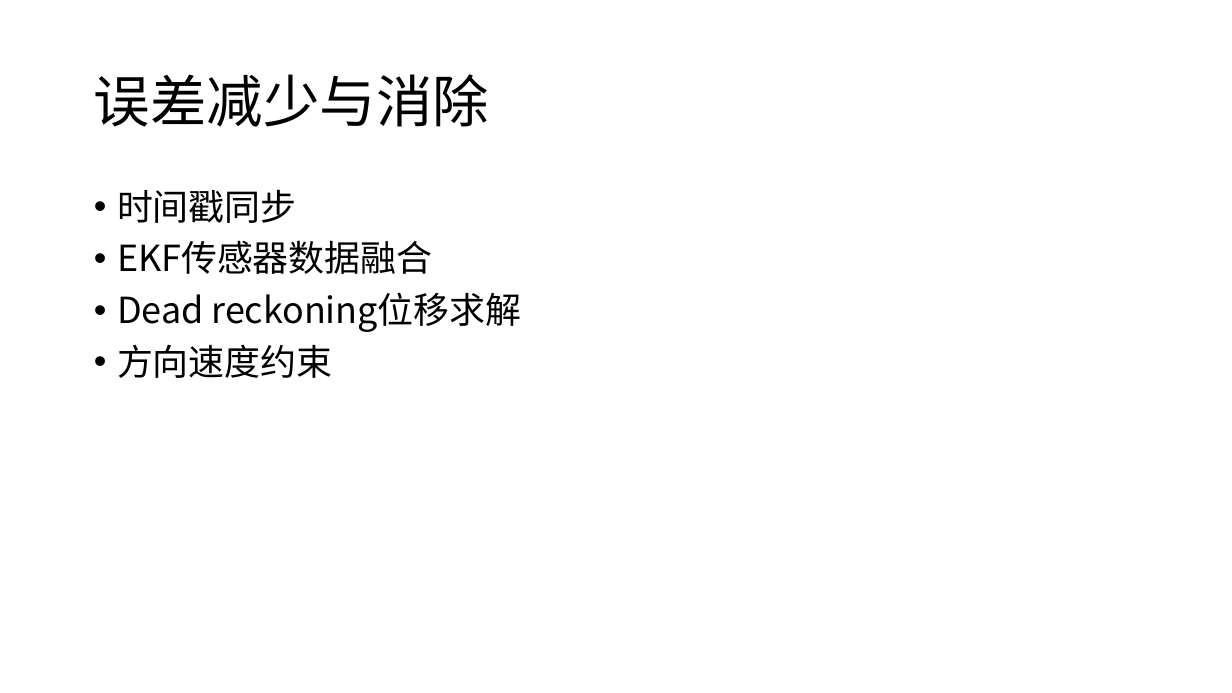
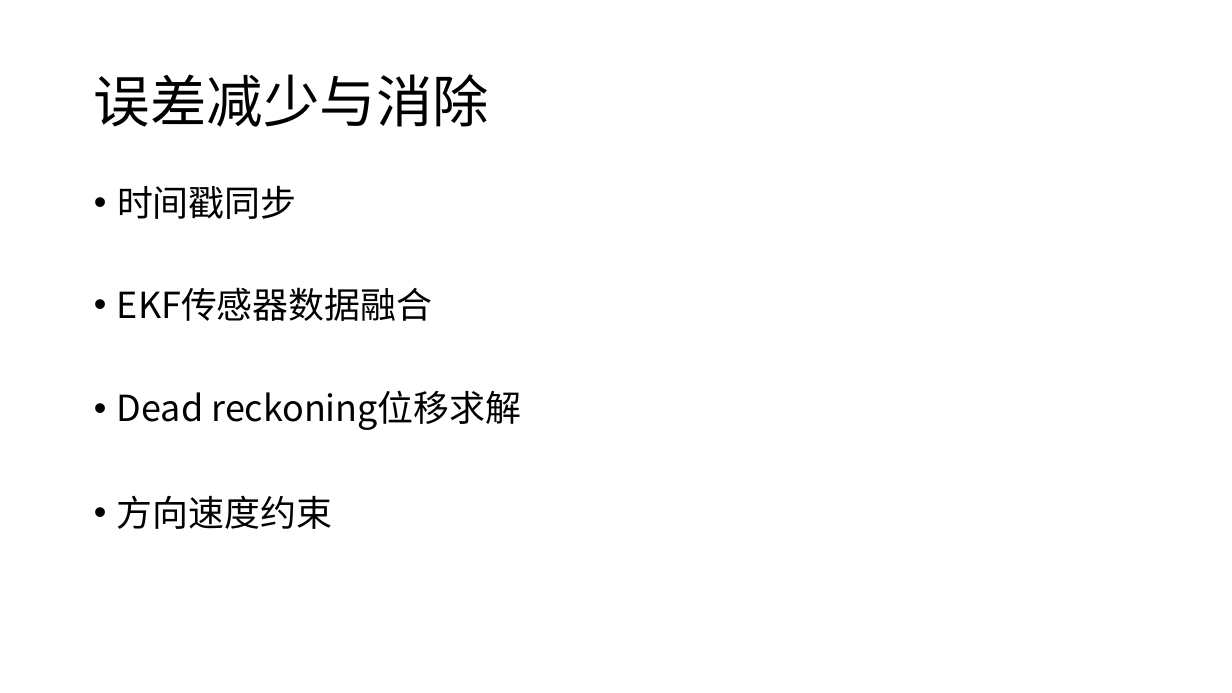
Before and after one commit to DreamtaleCore/MyPaper, a slide deck: slide 8 of presentation/基于手机的室内导航与浏览系统设计.pptm. Drawn at 1232x693 pixels with LibreOffice and Linux fonts; fonts in the diff are those of the drawing. Boxes give left, top, right and bottom in pixels: in the first picture for what was removed or moved away, otherwise in the second. Text is boxed around its words. In the diff, an @@ line names an element or a change of style, - is before the commit and + after.

```diff
--- a/presentation/基于手机的室内导航与浏览系统设计.pptm
+++ b/presentation/基于手机的室内导航与浏览系统设计.pptm
@@ text "时间戳同步" at [117, 185, 296, 219]: line spacing 0.9 to 0.8 @@
@@ text at [117, 240, 522, 378]: paragraphs removed @@
-• EKF传感器数据融合
-• Dead reckoning位移求解
-• 方向速度约束
@@ text added at [117, 287, 432, 321], 28 pt, text #000000 @@
+• EKF传感器数据融合
@@ text added at [117, 390, 522, 430], 28 pt, text #000000 @@
+• Dead reckoning位移求解
@@ text added at [117, 495, 332, 529], 28 pt, text #000000 @@
+• 方向速度约束
```
Also in this commit, not shown: 4 other slides changed, 1 slide added, 1 slide removed, 5 other files.
